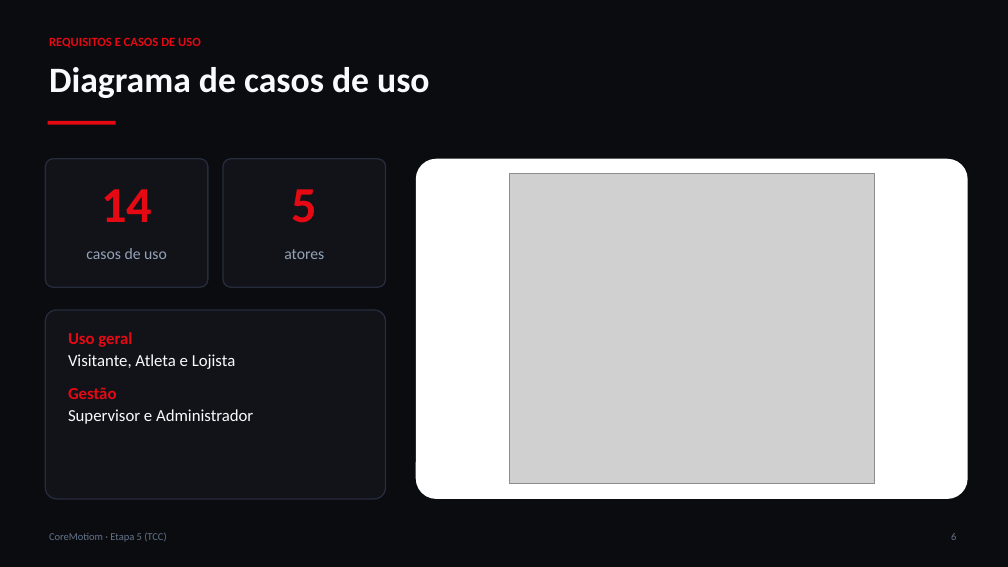
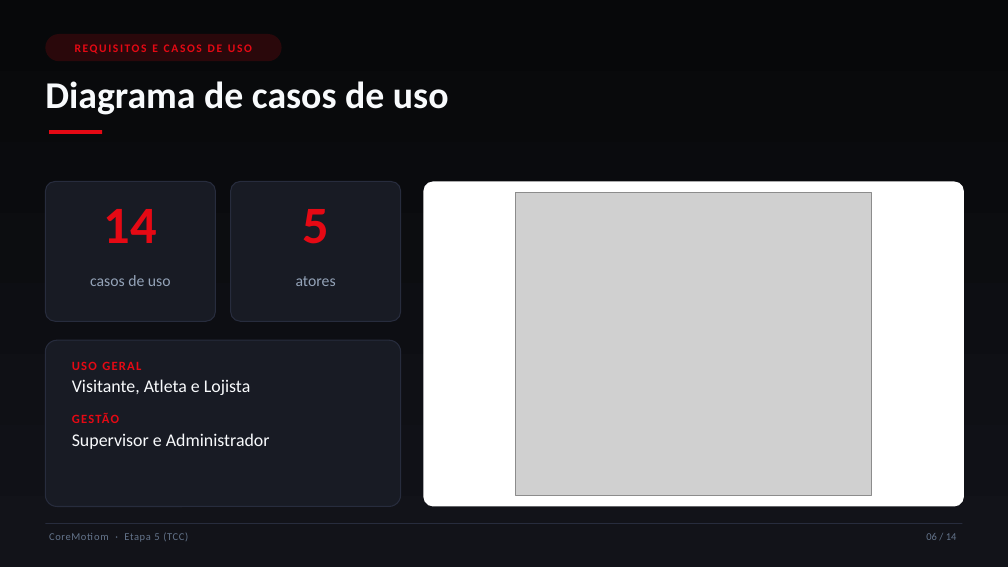
Before and after one commit to MattheusHKrainski/-CoreMotion, a slide deck: slide 6 of apresentacao-coremotiom/CoreMotiom-apresentacao.pptx. Drawn at 1008x567 pixels with LibreOffice and Linux fonts; fonts in the diff are those of the drawing; grey boxes stand for pictures. Boxes give left, top, right and bottom in pixels: in the first picture for what was removed or moved away, otherwise in the second. Text is boxed around its words. In the diff, an @@ line names an element or a change of style, - is before the commit and + after.

```diff
--- a/apresentacao-coremotiom/CoreMotiom-apresentacao.pptx
+++ b/apresentacao-coremotiom/CoreMotiom-apresentacao.pptx
@@ background #0B0C10 to gradient #121319 to #07080A @@
@@ rounded rectangle "REQUISITOS E CASOS DE USO" resized from (x1=49, y1=37, x2=201, y2=48) to (x1=45, y1=34, x2=281, y2=61) @@
@@ rounded rectangle "REQUISITOS E CASOS DE USO" at (x1=45, y1=34, x2=281, y2=61): size 12 to 11 pt, letter spacing 0 to 1.5 pt; alignment left to centre; vertical alignment top to middle; fill none to #E50914 at 16% opacity @@
@@ text "Diagrama de casos de uso" moved from (x1=49, y1=67, x2=429, y2=98) to (x1=45, y1=81, x2=449, y2=115) @@
@@ text "Diagrama de casos de uso" at (x1=45, y1=81, x2=449, y2=115): size 34 to 36 pt @@
@@ rectangle resized from (x1=48, y1=121, x2=116, y2=125) to (x1=49, y1=130, x2=102, y2=134) @@
@@ text "14" moved from (x1=101, y1=189, x2=152, y2=222) to (x1=104, y1=209, x2=157, y2=243) @@
@@ text "14" at (x1=104, y1=209, x2=157, y2=243): size 48 to 50 pt @@
@@ rounded rectangle resized from (x1=45, y1=159, x2=208, y2=287) to (x1=45, y1=181, x2=216, y2=321) @@
@@ text "5" at (x1=302, y1=209, x2=329, y2=244): size 48 to 50 pt @@
@@ text "5" moved from (x1=292, y1=189, x2=317, y2=223) to (x1=302, y1=209, x2=329, y2=244) @@
@@ fill #111319 to #181B24; outline #272C3D 1.25 pt to #272C3D 1 pt; proportions changed in 3 elements at (x1=45, y1=340, x2=401, y2=507), (x1=45, y1=181, x2=216, y2=321), (x1=231, y1=181, x2=401, y2=321) @@
@@ rounded rectangle resized from (x1=223, y1=159, x2=386, y2=287) to (x1=231, y1=181, x2=401, y2=321) @@
@@ rounded rectangle resized from (x1=416, y1=159, x2=968, y2=499) to (x1=423, y1=181, x2=964, y2=507) @@
@@ rounded rectangle at (x1=423, y1=181, x2=964, y2=507): proportions changed @@
@@ picture resized from (x1=510, y1=174, x2=874, y2=484) to (x1=516, y1=193, x2=871, y2=495) @@
@@ text "casos de uso" moved from (x1=86, y1=248, x2=167, y2=259) to (x1=90, y1=275, x2=171, y2=286) @@
@@ text "atores" moved from (x1=284, y1=249, x2=324, y2=259) to (x1=296, y1=276, x2=336, y2=286) @@
@@ rounded rectangle resized from (x1=45, y1=310, x2=386, y2=499) to (x1=45, y1=340, x2=401, y2=507) @@
@@ text "USO GERAL" moved from (x1=68, y1=332, x2=253, y2=424) to (x1=72, y1=361, x2=270, y2=449) @@
@@ text at (x1=72, y1=361, x2=97, y2=370): text changed; size 16 to 12 pt @@
-Uso geral
+USO GERAL
@@ text at (x1=72, y1=379, x2=270, y2=449): size 16 to 17 pt in "Visitante, Atleta e Lojista", "Supervisor e Administrador"; more space between paragraphs @@
@@ text at (x1=72, y1=413, x2=119, y2=423): text changed; size 16 to 12 pt @@
-Gestão
+GESTÃO
@@ text "CoreMotiom · Etapa 5 (TCC)" at (x1=124, y1=532, x2=188, y2=542): letter spacing 0 to 0.6 pt @@
@@ rectangle added at (x1=45, y1=523, x2=963, y2=524), fill #272C3D @@
@@ text added at (x1=926, y1=533, x2=957, y2=540), 10 pt, text #64748B @@
+06 / 14
@@ text removed at (x1=951, y1=533, x2=956, y2=540) @@
-6
```
Also in this commit, not shown: 13 other slides changed, 1 other file.
